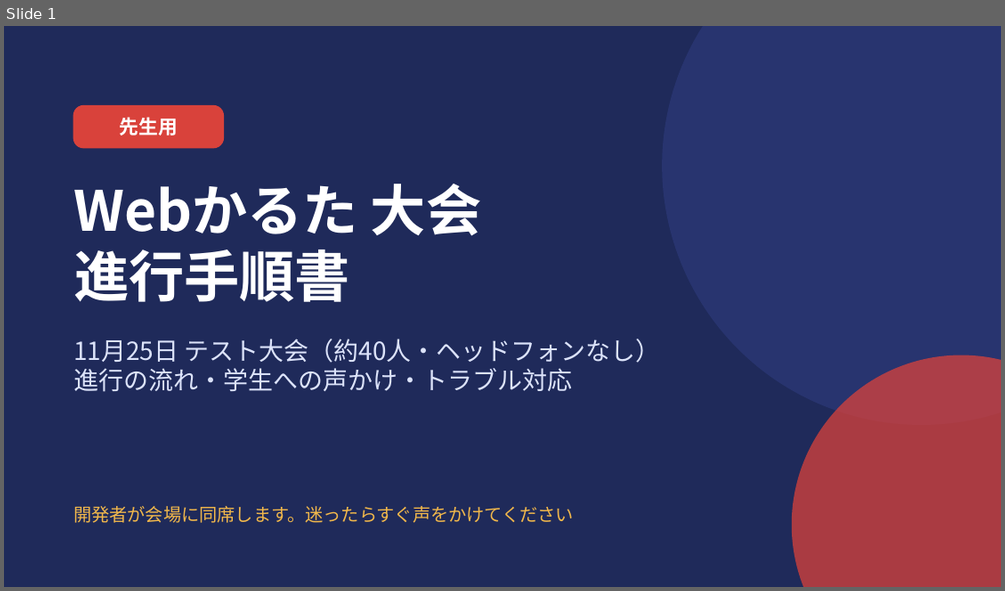
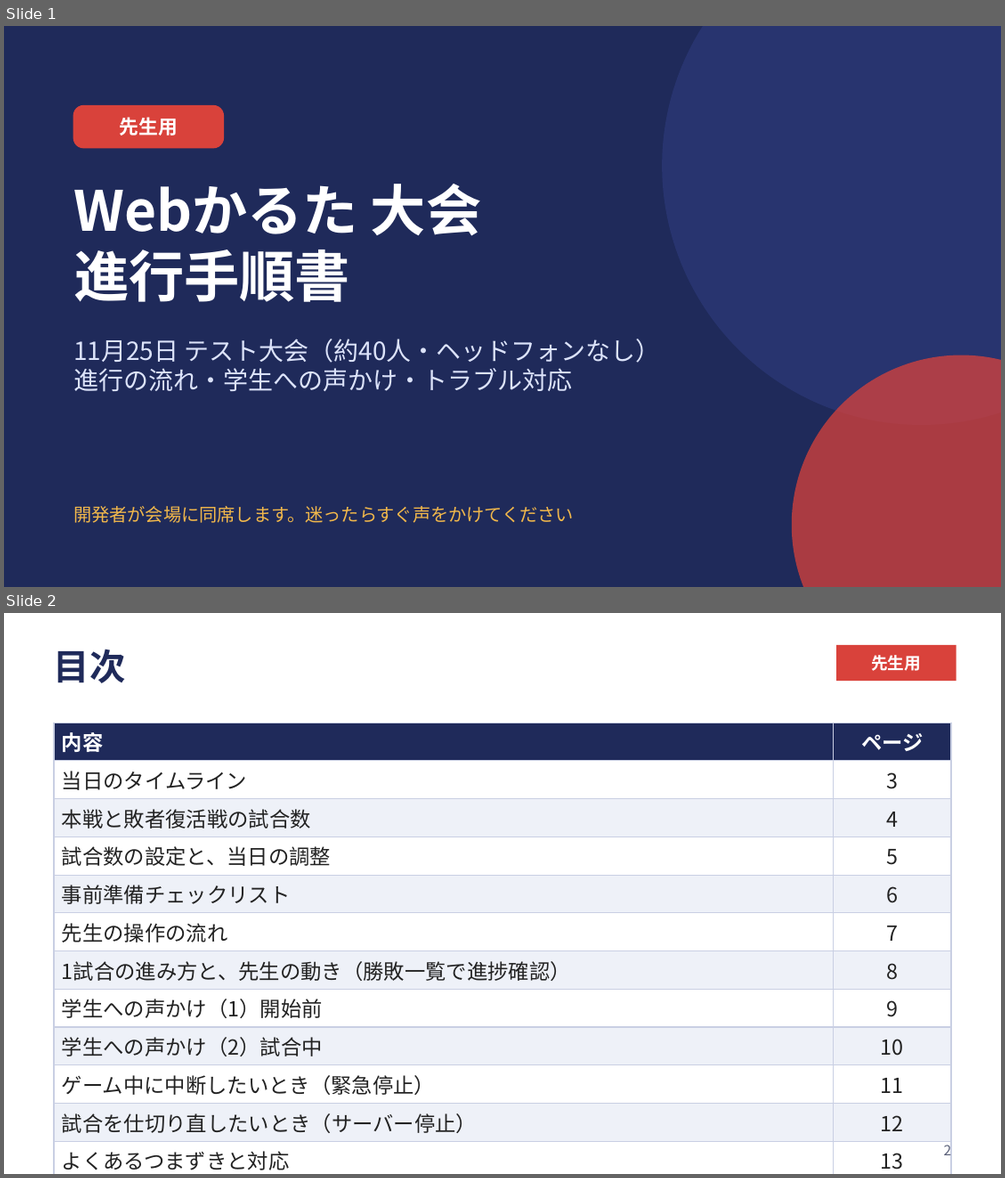
Before and after one commit to watanabekou0708-bot/e-karuta, a slide deck: 手順書/当日手順書_先生用.pptx. Shown one above the other, each under a label of ours: slide 1 before the commit, slides 1 and 2 after it. The pictures are 1005x591 and 1005x1178 pixels, drawn with LibreOffice and Linux fonts; fonts in the diff are those of the drawing. Boxes give left, top, right and bottom in pixels: in the first picture for what was removed or moved away, otherwise in the second. Text is boxed around its words. In the diff, an @@ line names an element or a change of style, - is before the commit and + after.

```diff
--- a/手順書/当日手順書_先生用.pptx
+++ b/手順書/当日手順書_先生用.pptx
@@ slide 2 added at (4,613,1001,1174), background #FFFFFF @@
@@ text added at (54,649,126,683), 26 pt, text #1F2A5A, bold @@
+目次
@@ rectangle added at (836,645,956,681), fill #D9423B @@
@@ text added at (871,655,921,671), 12 pt, text #FFFFFF, bold @@
+先生用
@@ table added at (54,722,951,1174), 12 rows, 2 columns @@
+内容 | ページ
+当日のタイムライン | 3
+本戦と敗者復活戦の試合数 | 4
+試合数の設定と、当日の調整 | 5
+事前準備チェックリスト | 6
+先生の操作の流れ | 7
+1試合の進み方と、先生の動き（勝敗一覧で進捗確認） | 8
+学生への声かけ（1）開始前 | 9
+学生への声かけ（2）試合中 | 10
+ゲーム中に中断したいとき（緊急停止） | 11
+試合を仕切り直したいとき（サーバー停止） | 12
+よくあるつまずきと対応 | 13
@@ page number added at (944,1144,952,1155), 10 pt, text #5A6078 @@
+2
```
Also in this commit, not shown: 11 slides changed, 9 other files.
